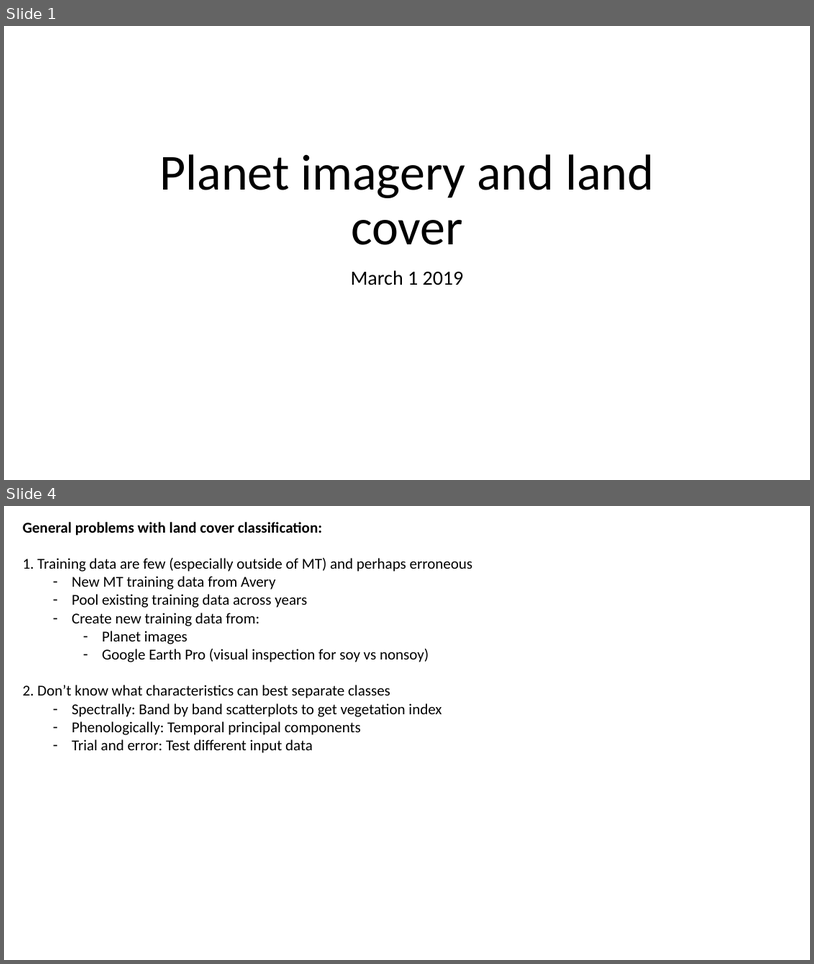
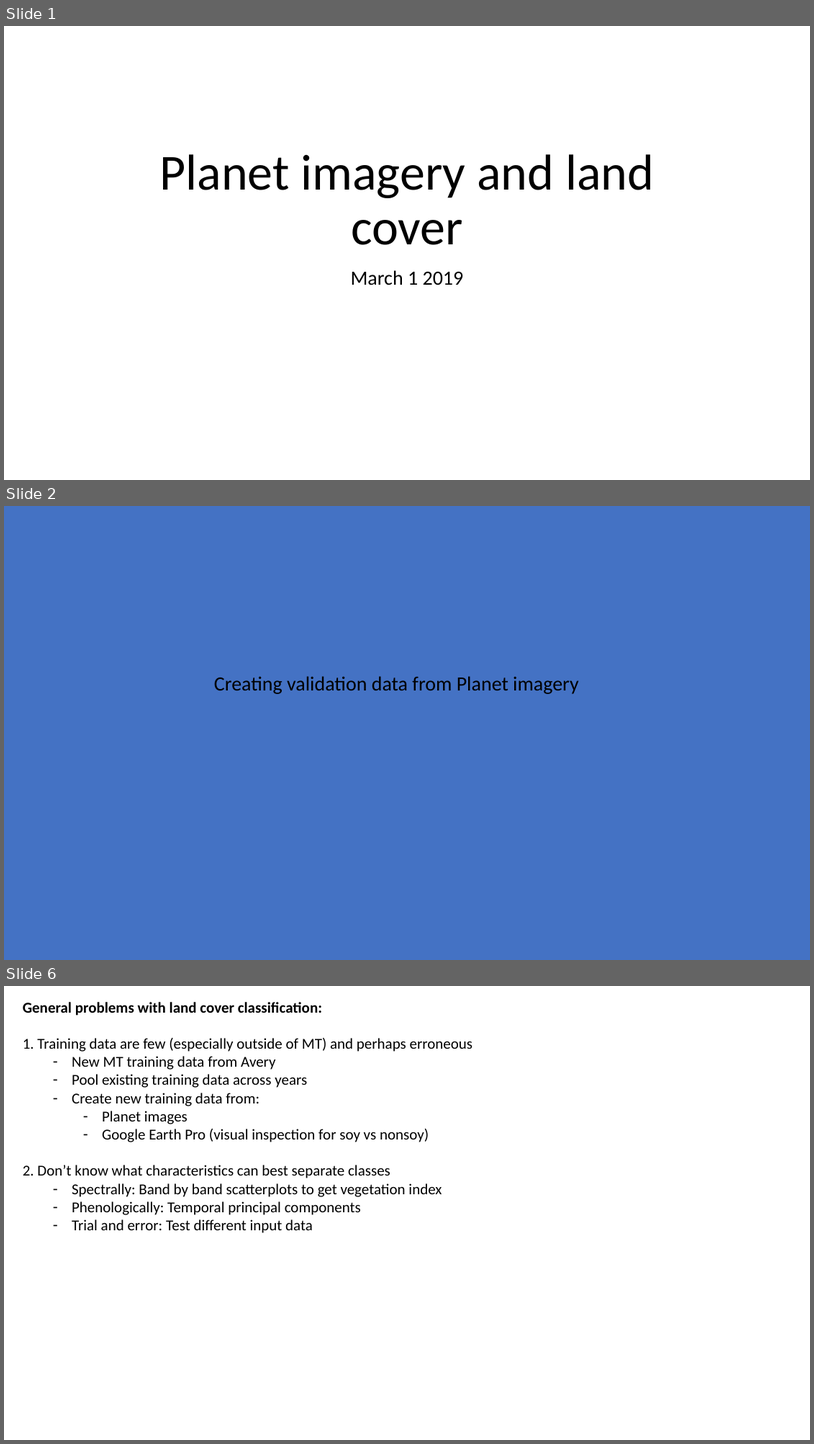
Before and after one commit to minghui-zhang/Meeting, a slide deck: March 1 2019.pptx. Shown one above the other, each under a label of ours: slides 1 and 4 before the commit, slides 1, 2 and 6 after it; the slides between them are not shown. The pictures are 814x964 and 814x1444 pixels, drawn with LibreOffice and Linux fonts; fonts in the diff are those of the drawing. Boxes give left, top, right and bottom in pixels: in the first picture for what was removed or moved away, otherwise in the second. Text is boxed around its words. In the diff, an @@ line names an element or a change of style, - is before the commit and + after.

```diff
--- a/March 1 2019.pptx
+++ b/March 1 2019.pptx
@@ slide 2 added at [4, 506, 810, 960], background #4472C4 @@
@@ text added at [214, 676, 579, 694], 24 pt, text #000000 @@
+Creating validation data from Planet imagery
@@ what was slide 4 is now slide 6 @@
```
Also in this commit, not shown: 2 slides changed, 1 other slide added.
